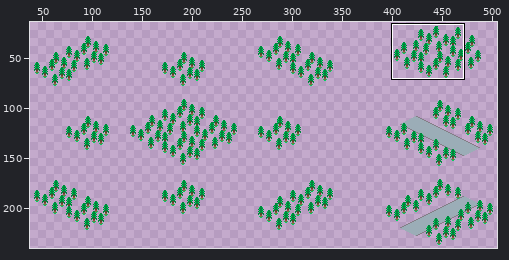
File history of a sprite sheet, Assets/Tiles/iso_128x64/terrain_feature_forests.png. Above, an overview of the earlier version with the close-up marked.
Close-up. Earlier state:
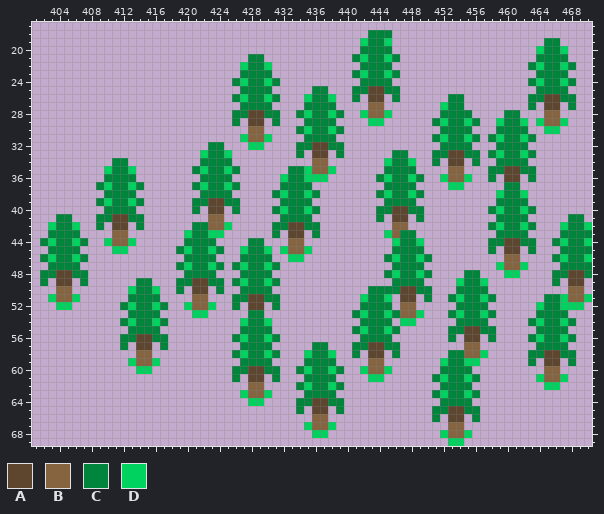
The file is 512x240 pixels. Shown: x 401..470, y 17..69. The wide view leaves out empty margins. The commit also changed other parts of the picture, which this record leaves out.
Palette (. is transparent): A #5e462e  B #866440  C #00863c  D #00d25f
Pixels before (only the part around the change), first column x 401:
17 ......................................................................
18 ..........................................CCC.........................
19 .........................................DCCD...................CC....
20 .........................................CCCC..................DCCD...
21 ...........................CC...........CDCCDC.................CCCC...
22 ..........................DCCD...........CCCC.................CDCCDC..
23 ..........................CCCC..........CDCCDC.................CCCC...
24 .........................CDCCDC..........CCCC.................CDCCDC..
25 ..........................CCCC.....CC...CCAACC.................CCCC...
26 .........................CDCCDC...DCCD..C.AA.C......CC........CCAACC..
27 ..........................CCCC....CCCC....BB.......DCC........C.AA.C..
28 .........................CCAACC..CDCCDC..DBBD......CCCC....CC...BB....
29 .........................C.AA.C...CCCC....DD......CDCCDC..DCCD.DBBD...
30 ...........................BB....CDCCDC............CCCC...CCCC..DD....
31 ..........................DBBD....CCCC............CDCCDC.CDCCDC.......
32 ......................CC...DD....CCAACC............CCCC...CCCC........
33 .....................DCCD........C.AA.C......CC...CCAACC.CDCCDC.......
34 ..........CC.........CCCC..........BB.......DCCD..C.AA.C..CCCC........
35 .........DCCD.......CDCCDC......CCDBBD......CCCC....BB...CCAACC.......
36 .........CCCC........CCCC......DCCDDD......CDCCDC..DBBD..C.AA.C.......
37 ........CDCCDC......CDCCDC.....CCCC.........CCCC....DD.....CC.........
38 .........CCCC........CCCC.....CDCCDC.......CDCCDC.........DCCD........
39 ........CDCCDC......CCAACC.....CCCC.........CCCC..........CCCC........
40 .........CCCC.......C.AA.C....CDCCDC.......CCAACC........CDCCDC.......
41 ...CC...CCAACC........BB.......CCCC........C.AA.C.........CCCC.....CC.
42 ..DCCD..C.AA.C......CCBBD.....CCAACC.........BB..........CDCCDC...DCCD
43 ..CCCC....BB.......DCCDD......C.AA.C........DBCC..........CCCC....CCCC
44 .CDCCDC..DBBD......CCCC....CC...BB...........DCCD........CCAACC..CDCCD
45 ..CCCC....DD......CDCCDC..DCCD.DBBD..........CCCC........C.AA.C...CCCC
46 .CDCCDC............CCCC...CCCC..DD..........CDCCDC.........BB....CDCCD
47 ..CCCC............CDCCDC.CDCCDC..............CCCC.........DBBD....CCCC
48 .CCAACC............CCCC...CCCC..............CDCCDC....CC...DD....CCAAC
49 .C.AA.C......CC...CCAACC.CDCCDC..............CCCC....DCCD........C.AA.
50 ...BB.......DCCD..C.AA.C..CCCC............CCCCAACC...CCCC..........BB.
51 ..DBBD......CCCC....BB...CCAACC..........DCCD.AA.C..CDCCDC......CCDBBD
52 ...DD......CDCCDC..DBBD..C.AA.C..........CCCC.BB.....CCCC......DCCDDD.
53 ............CCCC....DD.....CC...........CDCCDCBBD...CDCCDC.....CCCC...
54 ...........CDCCDC.........DCCD...........CCCC.DD.....CCCC.....CDCCDC..
55 ............CCCC..........CCCC..........CDCCDC......CCAACC.....CCCC...
56 ...........CCAACC........CDCCDC..........CCCC.......C.AA.C....CDCCDC..
57 ...........C.AA.C.........CCCC.....CC...CCAACC........BB.......CCCC...
58 .............BB..........CDCCDC...DCCD..C.AA.C......CCBBD.....CCAACC..
59 ............DBBD..........CCCC....CCCC....BB.......DCCDD......C.AA.C..
60 .............DD..........CCAACC..CDCCDC..DBBD......CCCC.........BB....
61 .........................C.AA.C...CCCC....DD......CDCCDC.......DBBD...
62 ...........................BB....CDCCDC............CCCC.........DD....
63 ..........................DBBD....CCCC............CDCCDC..............
64 ...........................DD....CCAACC............CCCC...............
65 .................................C.AA.C...........CCAACC..............
66 ...................................BB.............C.AA.C..............
67 ..................................DBBD..............BB................
68 ...................................DD..............DBBD...............
69 ....................................................DD................
Now the later version:
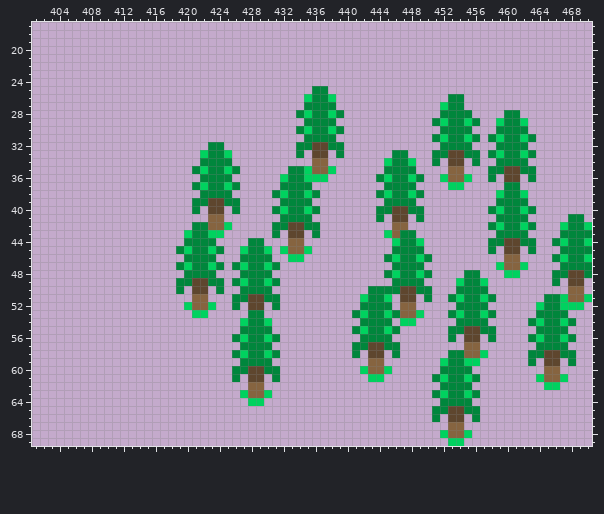
Change:
Changed rows in their new state; - is an unchanged pixel.
first column x 402:
18 -----------------------------------------...-----------------------
19 ----------------------------------------....-------------------..--
20 ----------------------------------------....------------------....-
21 --------------------------..-----------......-----------------....-
22 -------------------------....-----------....-----------------......
23 -------------------------....----------......-----------------....-
24 ------------------------......----------....-----------------......
25 -------------------------....----------......-----------------....-
26 ------------------------......---------.-..-.----------------......
27 -------------------------....------------..------------------.-..-.
28 ------------------------......----------....-------------------..--
29 ------------------------.-..-.-----------..-------------------....-
30 --------------------------..-----------------------------------..--
31 -------------------------....--------------------------------------
32 --------------------------..---------------------------------------
34 ---------..--------------------------------------------------------
35 --------....-------------------------------------------------------
36 --------....-------------------------------------------------------
37 -------......------------------------------------------------------
38 --------....-------------------------------------------------------
39 -------......------------------------------------------------------
40 --------....-------------------------------------------------------
41 --..---......------------------------------------------------------
42 -....--.-..-.------------------------------------------------------
43 -....----..--------------------------------------------------------
44 ......--....-------------------------------------------------------
45 -....----..--------------------------------------------------------
46 ......-------------------------------------------------------------
47 -....--------------------------------------------------------------
48 ......-------------------------------------------------------------
49 .-..-.------..-----------------------------------------------------
50 --..-------....----------------------------------------------------
51 -....------....----------------------------------------------------
52 --..------......---------------------------------------------------
53 -----------....----------------------------------------------------
54 ----------......---------------------------------------------------
55 -----------....----------------------------------------------------
56 ----------......---------------------------------------------------
57 ----------.-..-.------------------..-------------------------------
58 ------------..-------------------....------------------------------
59 -----------....------------------....------------------------------
60 ------------..------------------......-----------------------------
61 ---------------------------------....------------------------------
62 --------------------------------......-----------------------------
63 ---------------------------------....------------------------------
64 --------------------------------......-----------------------------
65 --------------------------------.-..-.-----------------------------
66 ----------------------------------..-------------------------------
67 ---------------------------------....------------------------------
68 ----------------------------------..-------------------------------
Changed places in both close-ups, as pixel boxes (x1, y1, x2, y2):
erased: (352, 30, 400, 126)
erased: (528, 38, 576, 134)
erased: (232, 54, 280, 150)
erased: (40, 158, 168, 374)
erased: (296, 342, 344, 438)
